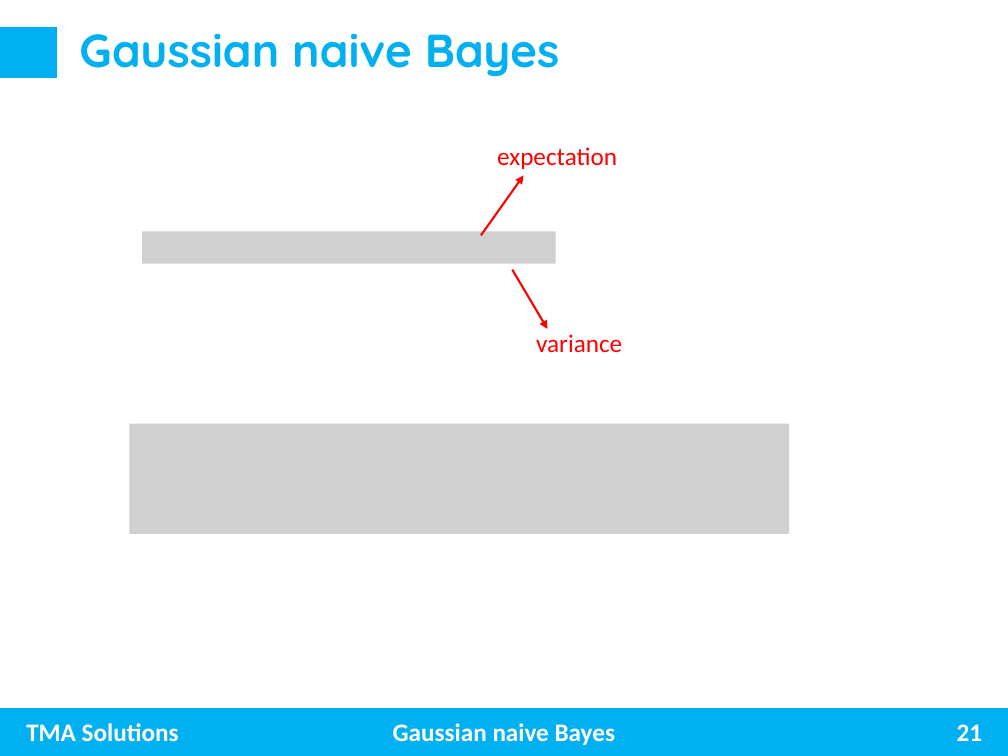
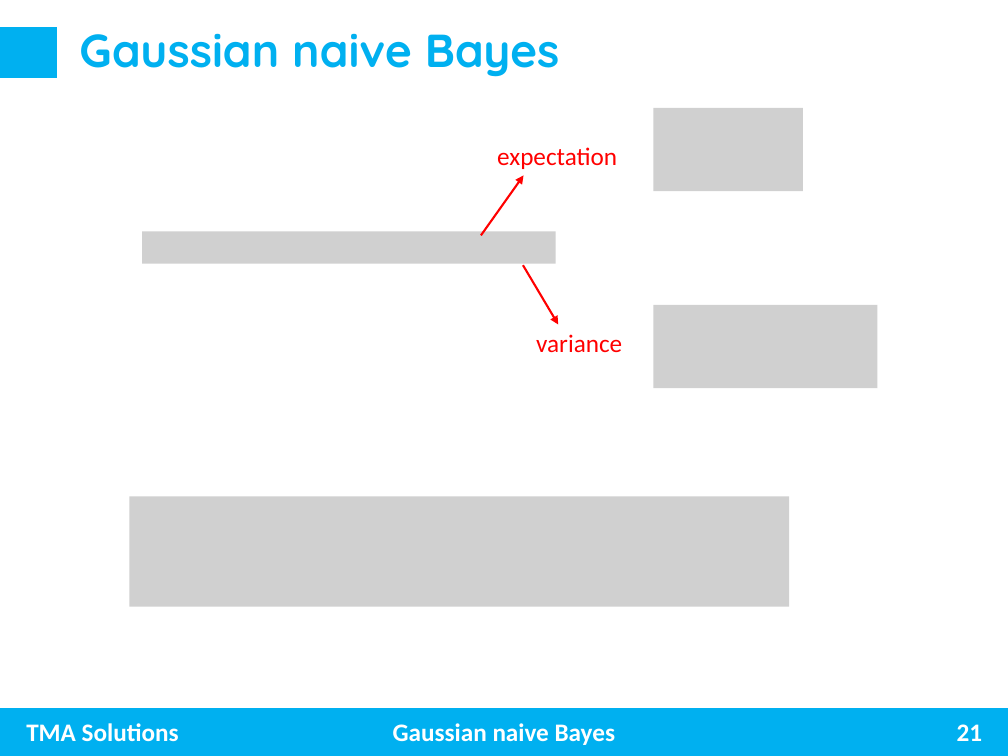
Before and after one commit to trungnghia2009/MachineLearning, a slide deck: slide 21 of Naive Bayes.pptx. Drawn at 1008x756 pixels with LibreOffice and Linux fonts; fonts in the diff are those of the drawing; grey boxes stand for pictures. Boxes give left, top, right and bottom in pixels: in the first picture for what was removed or moved away, otherwise in the second. Text is boxed around its words. In the diff, an @@ line names an element or a change of style, - is before the commit and + after.

```diff
--- a/Naive Bayes.pptx
+++ b/Naive Bayes.pptx
@@ picture added at box(653, 108, 802, 192) @@
@@ arrow moved from (512, 270) - (547, 329) to (523, 265) - (558, 325) @@
@@ picture added at box(653, 304, 877, 388) @@
@@ picture: place and size @@
-picture at box(130, 423, 789, 533)
+picture at box(130, 496, 789, 606)
```
Also in this commit, not shown: 3 other slides changed, 1 slide added, 1 slide removed.
